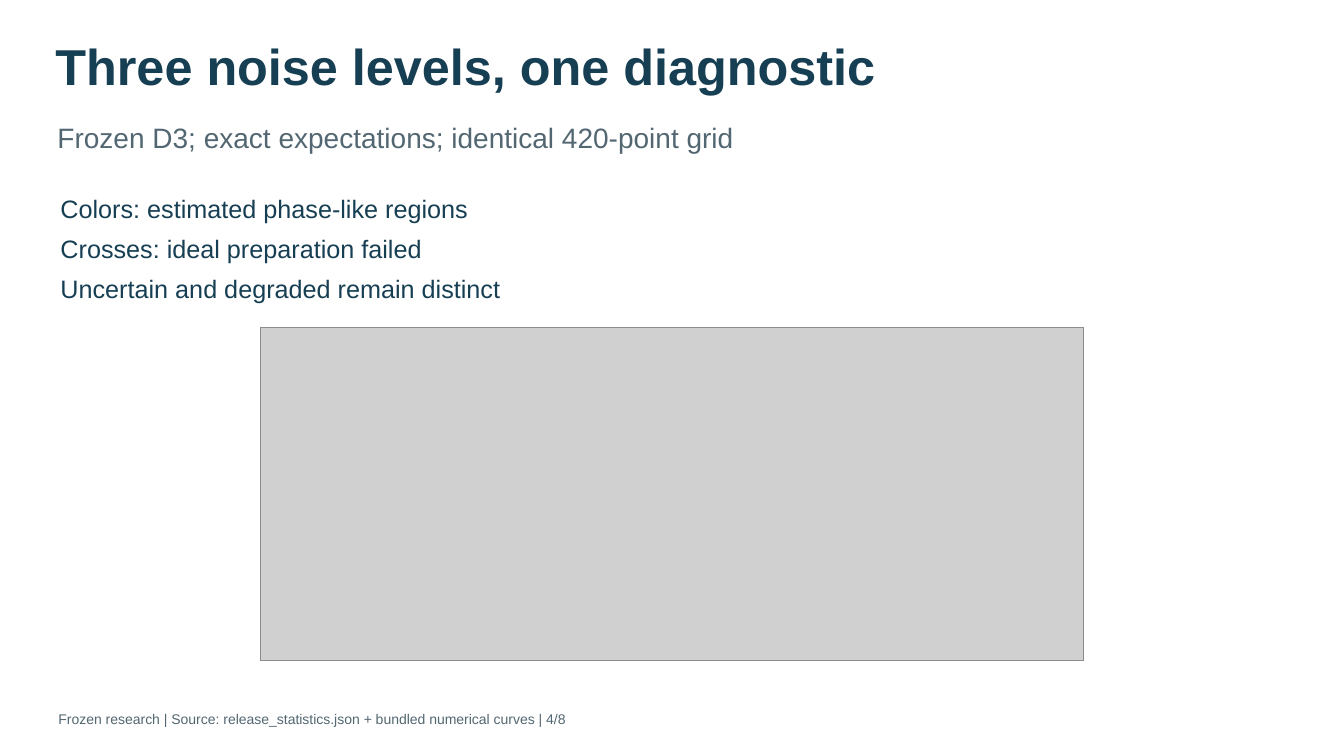
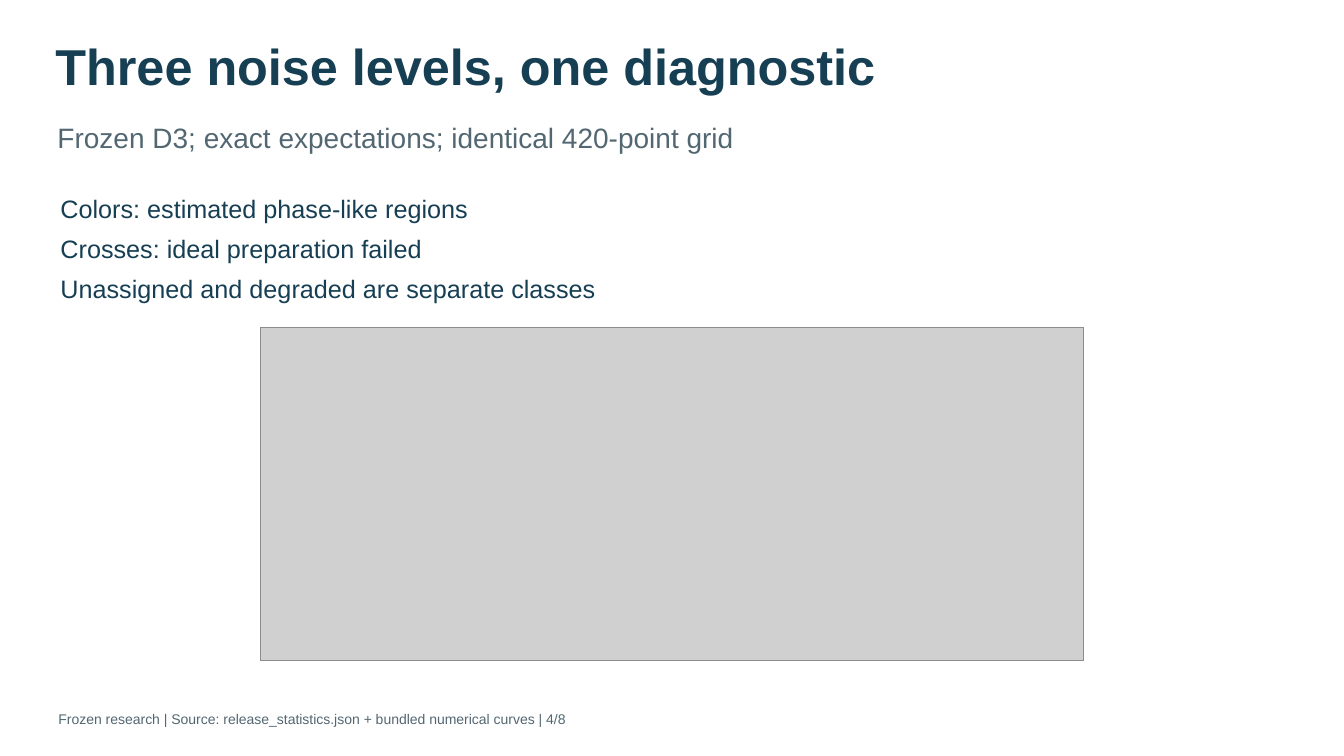
Before and after one commit to sp-zh/qsite-2026-annni-hamster, a slide deck: slide 4 of presentation.pptx. Drawn at 1344x756 pixels with LibreOffice and Linux fonts; fonts in the diff are those of the drawing; grey boxes stand for pictures. Boxes give left, top, right and bottom in pixels: in the first picture for what was removed or moved away, otherwise in the second. Text is boxed around its words. In the diff, an @@ line names an element or a change of style, - is before the commit and + after.

```diff
--- a/presentation.pptx
+++ b/presentation.pptx
@@ text at (x1=60, y1=279, x2=595, y2=304): text changed @@
-Uncertain and degraded remain distinct
+Unassigned and degraded are separate classes
```
Also in this commit, not shown: 2 other slides changed, 59 other files.
